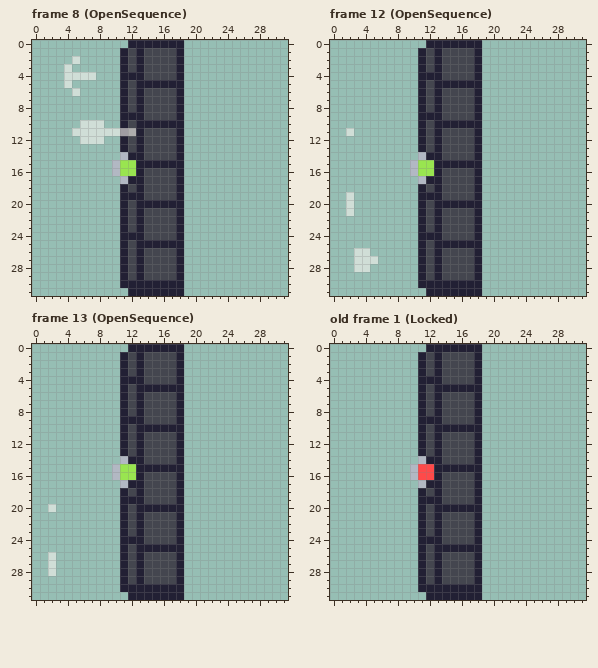
Two states of a pixel-art file, assets/images/projects/door.aseprite. Above is the file before it was changed.
32x32 pixels, 20 frames. Shown: frame 8 (OpenSequence), frame 12 (OpenSequence), frame 13 (OpenSequence), old frame 1 (Locked). The commit also changed other frames, which this record leaves out.
The same view after the edit:
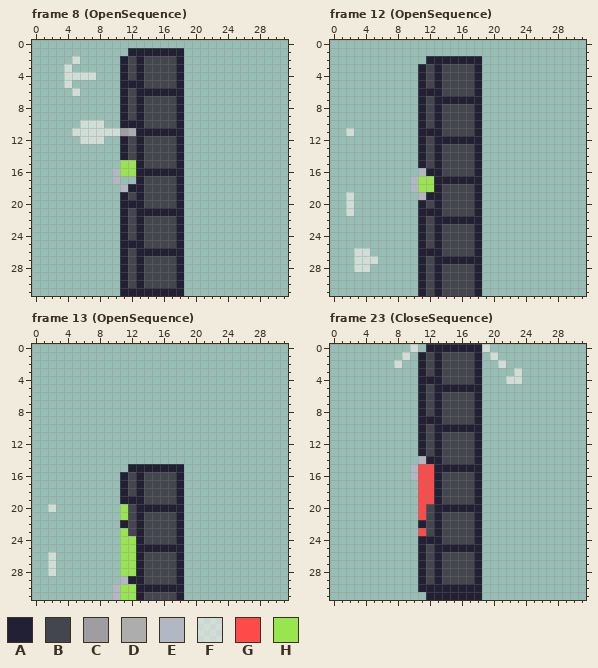
Palette (. is transparent): A #222034  B #44464f  C #a09da2  D #aeadad  E #b2b8c3  F #f9f5ef96  G #ff4a4a  H #99e550
A new or re-ordered frame is compared with the old frame closest to it.
Changes in this commit:
frames 20 -> 27
layer "Layer 1" added
Changed rows in their new state; - is an unchanged pixel.
Frame 8 (OpenSequence), layer "Door":
first column x 10:
 0 --.......
 1 -.A-AAAA-
 4 --B------
 5 --A-BBBB-
 6 ----AAAA-
 9 --B------
10 --A-BBBB-
11 ----AAAA-
14 -AB------
15 .---BBBB-
16 ----AAAA-
17 E..------
18 -EA------
19 --B------
20 --A-BBBB-
21 ----AAAA-
24 --B------
25 --A-BBBB-
26 ----AAAA-
first column x 11:
30 -B-BBBB
31 A------
Frame 12 (OpenSequence), layers "VFX", "Door":
first column x 10:
 0 --.......
 1 -........
 2 -.A-AAAA-
 4 --B------
 5 ----BBBB-
 6 --A------
 7 ----AAAA-
 9 --B------
10 ----BBBB-
11 --A------
12 ----AAAA-
14 -AB------
15 .AB-BBBB-
16 .EA------
17 EHH-AAAA-
18 EHH------
19 -E-------
20 ----BBBB-
21 --A------
22 ----AAAA-
24 --B------
25 ----BBBB-
26 --A------
27 ----AAAA-
30 --B-BBBB-
31 -AB-BBBB-
Frame 13 (OpenSequence), layers "VFX", "Door":
first column x 10:
 0 --.......
 1 -........
 2 -........
 3 -........
 4 -........
 5 -........
 6 -........
 7 -........
 8 -........
 9 -........
10 -........
11 -........
12 -........
13 -........
14 -........
15 ..A------
16 .AB------
17 -AB------
20 -H-------
21 -H-------
23 -H-------
24 -HH------
25 -HH------
26 -HH------
27 -HH------
28 -HH------
29 -EA------
30 EHH------
31 EHH-BBBB-
Frame 23 (CloseSequence) is new; against old frame 1 (Locked), layers "Layer 1", "VFX":
first column x 8:
 0 --F--------F----
 1 -F----------F---
 2 F------------F--
 3 ---------------F
 4 --------------FF
first column x 11:
17 GG
18 GG
19 GG
20 G-
21 G-
23 G-
Pixel boxes of the changes (left, top, right, bottom) in both pictures:
changed: (112, 40, 184, 256)
changed: (120, 280, 176, 296)
changed: (410, 40, 482, 296)
changed: (112, 344, 184, 600)
added: (394, 344, 418, 368)
added: (482, 344, 522, 384)
changed: (418, 480, 434, 536)
